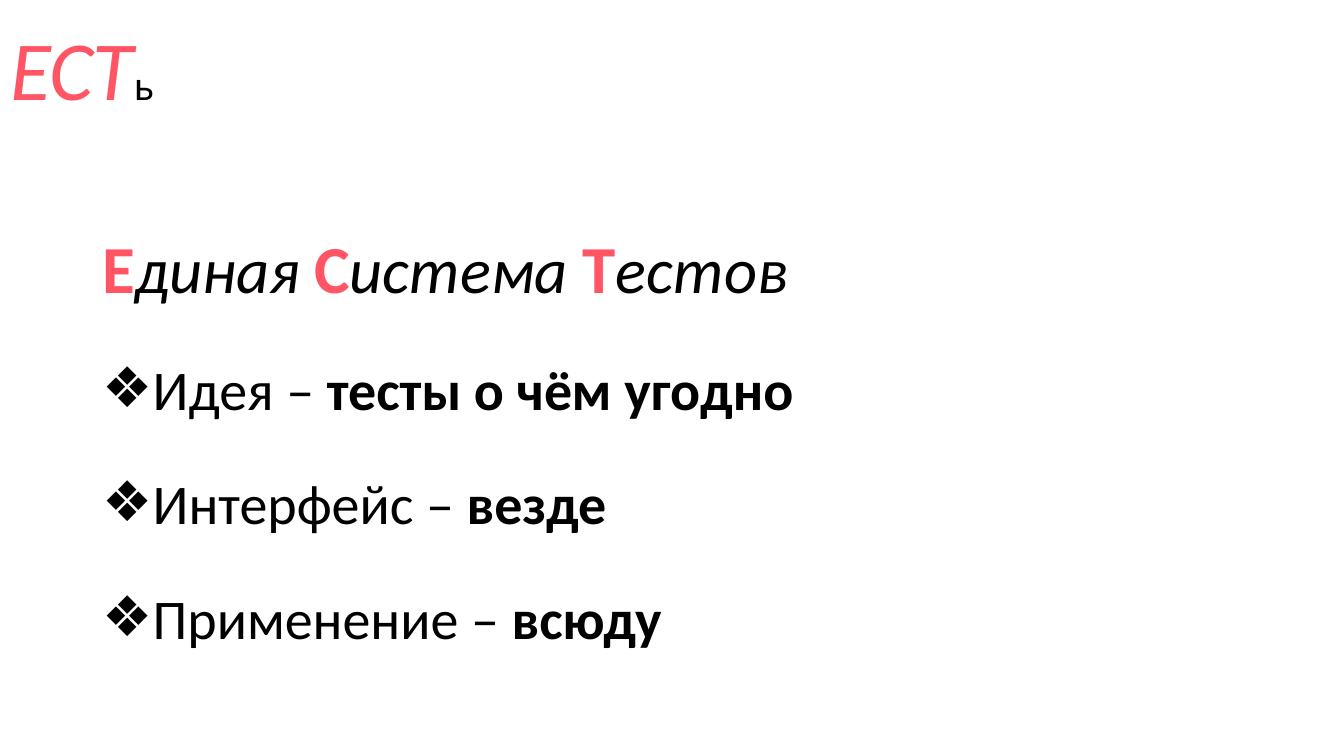
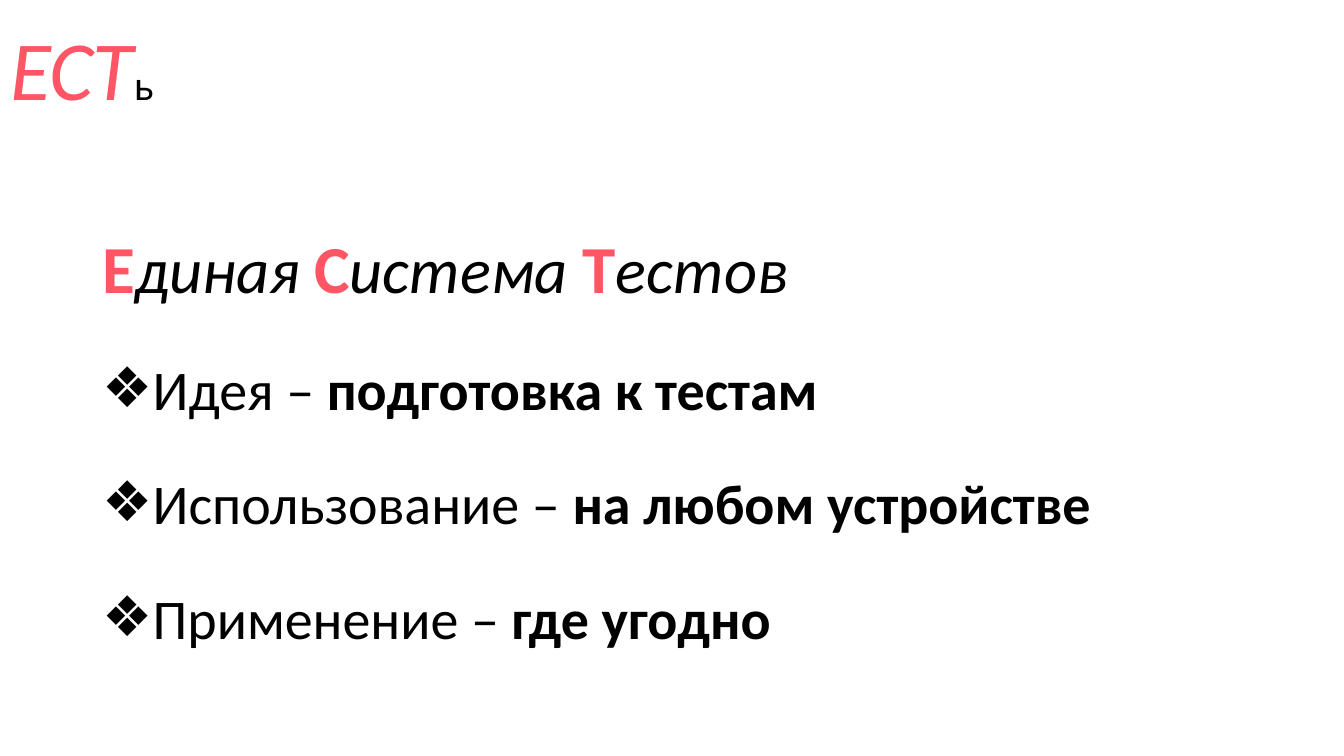
Before and after one commit to thecattest/testing-system, a slide deck: slide 6 of presentation.pptx. Drawn at 1344x756 pixels with LibreOffice and Linux fonts; fonts in the diff are those of the drawing. Boxes give left, top, right and bottom in pixels: in the first picture for what was removed or moved away, otherwise in the second. Text is boxed around its words. In the diff, an @@ line names an element or a change of style, - is before the commit and + after.

Commit message:
presentation

```diff
--- a/presentation.pptx
+++ b/presentation.pptx
@@ text at (153,374,1091,648): text changed; bold on @@
-❖ Идея – тесты о чём угодно
-❖ Интерфейс – везде
-❖ Применение – всюду
+❖ Идея – подготовка к тестам
+❖ Использование – на любом устройстве
+❖ Применение – где угодно
```
Also in this commit, not shown: 1 other slide changed, 1 slide added, 4 slides removed.
